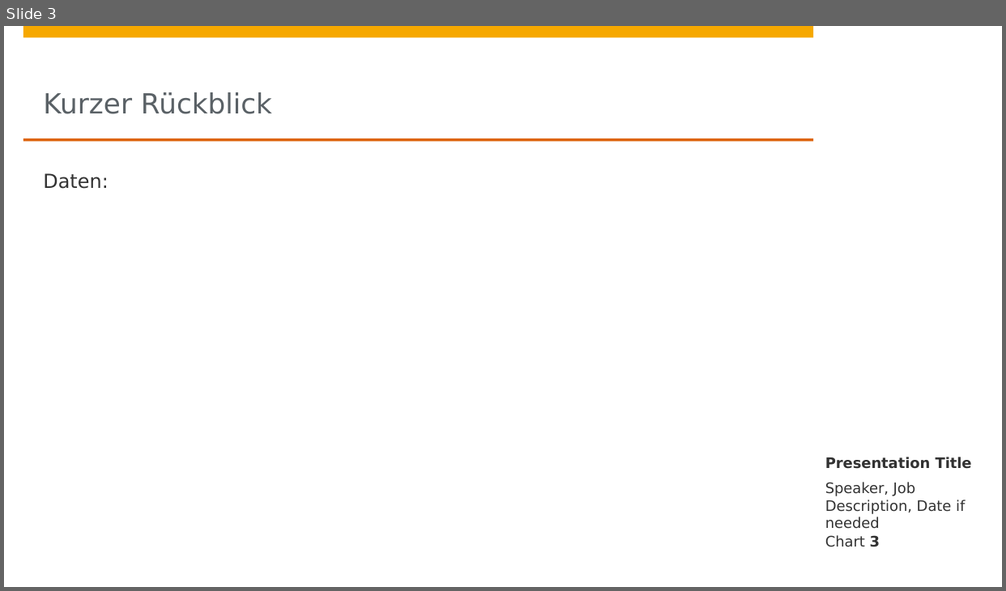
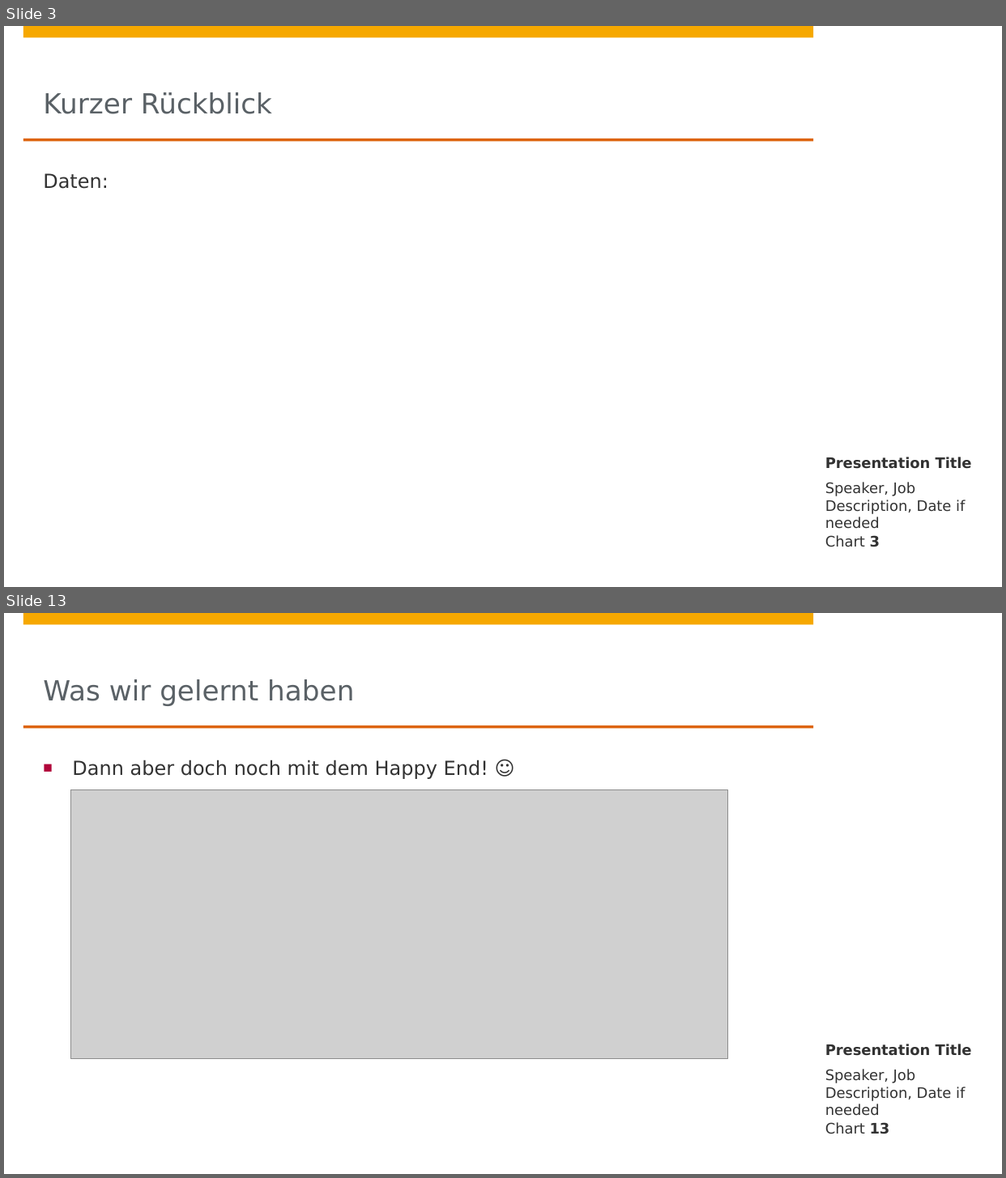
Before and after one commit to johanneshoetter/Health-Data-Integration, a slide deck: presentations/integration.pptx. Shown one above the other, each under a label of ours: slide 3 before the commit, slides 3 and 13 after it; the slides between them are not shown. The pictures are 1006x591 and 1006x1178 pixels, drawn with LibreOffice and Linux fonts; fonts in the diff are those of the drawing; grey boxes stand for pictures; background and template pictures are left out. Boxes give left, top, right and bottom in pixels: in the first picture for what was removed or moved away, otherwise in the second. Text is boxed around its words. In the diff, an @@ line names an element or a change of style, - is before the commit and + after.

```diff
--- a/presentations/integration.pptx
+++ b/presentations/integration.pptx
@@ slide 13 added at (x1=4, y1=613, x2=1002, y2=1174), background #FFFFFF; not listed: 4 template elements that a slide beside it also shows @@
@@ title added at (x1=43, y1=679, x2=354, y2=706), 20 pt, text #5A6166 @@
+Was wir gelernt haben
@@ text added at (x1=72, y1=760, x2=488, y2=779), 14 pt, text #323232 @@
+■ Dann aber doch noch mit dem Happy End! ☺
@@ picture added at (x1=71, y1=790, x2=727, y2=1058) @@
@@ text added at (x1=825, y1=1044, x2=972, y2=1056), 10.5 pt, text #323232, bold @@
+Presentation Title
@@ text added at (x1=825, y1=1069, x2=965, y2=1116), 10.5 pt, text #323232 @@
+Speaker, Job Description, Date if needed
@@ page number added at (x1=825, y1=1122, x2=890, y2=1135), 10.5 pt, text #323232 @@
+Chart 13
```
Also in this commit, not shown: 6 slides changed, 6 other slides added, 4 other files.
